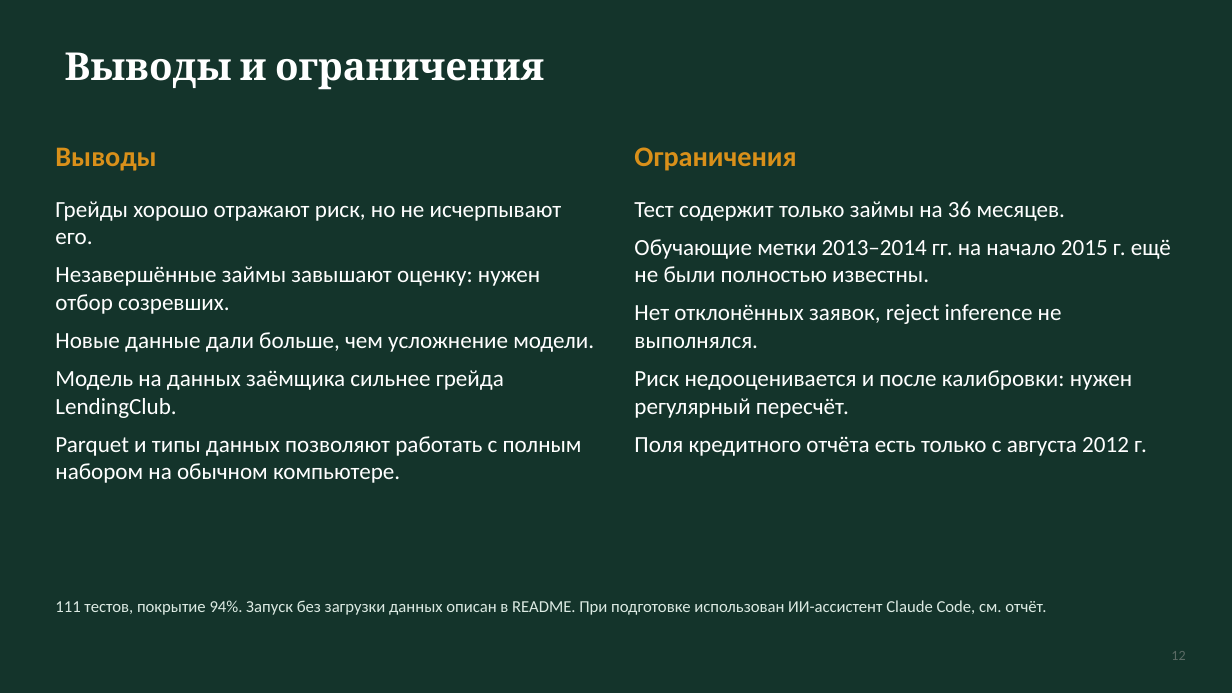
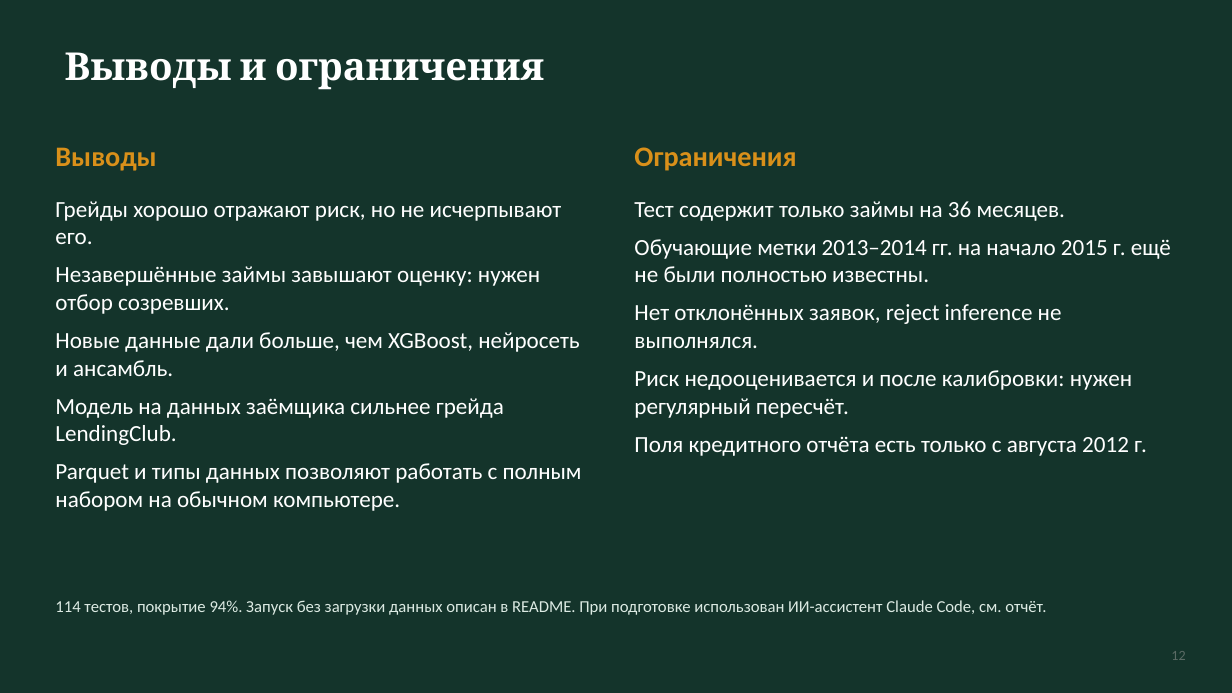
Before and after one commit to yersaa/Loan_default_prediction, a slide deck: slide 12 of docs/presentation.pptx. Drawn at 1232x693 pixels with LibreOffice and Linux fonts; fonts in the diff are those of the drawing. Boxes give left, top, right and bottom in pixels: in the first picture for what was removed or moved away, otherwise in the second. Text is boxed around its words. In the diff, an @@ line names an element or a change of style, - is before the commit and + after.

```diff
--- a/docs/presentation.pptx
+++ b/docs/presentation.pptx
@@ text at bbox=[55, 332, 580, 376]: text changed @@
-Новые данные дали больше, чем усложнение модели.
+Новые данные дали больше, чем XGBoost, нейросеть и ансамбль.
@@ text at bbox=[55, 600, 1046, 615]: text changed @@
-111 тестов, покрытие 94%. Запуск без загрузки данных описан в README. При подготовке использован ИИ-ассистент Claude Code, см. отчёт.
+114 тестов, покрытие 94%. Запуск без загрузки данных описан в README. При подготовке использован ИИ-ассистент Claude Code, см. отчёт.
```
Also in this commit, not shown: 2 other slides changed, 7 other files.
